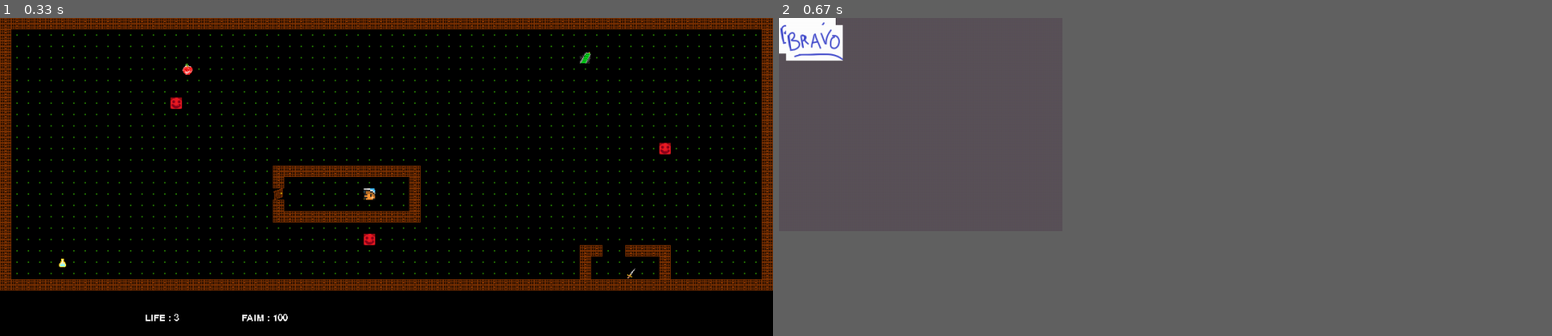
Above: before the commit, frames 1-2 (left to right).
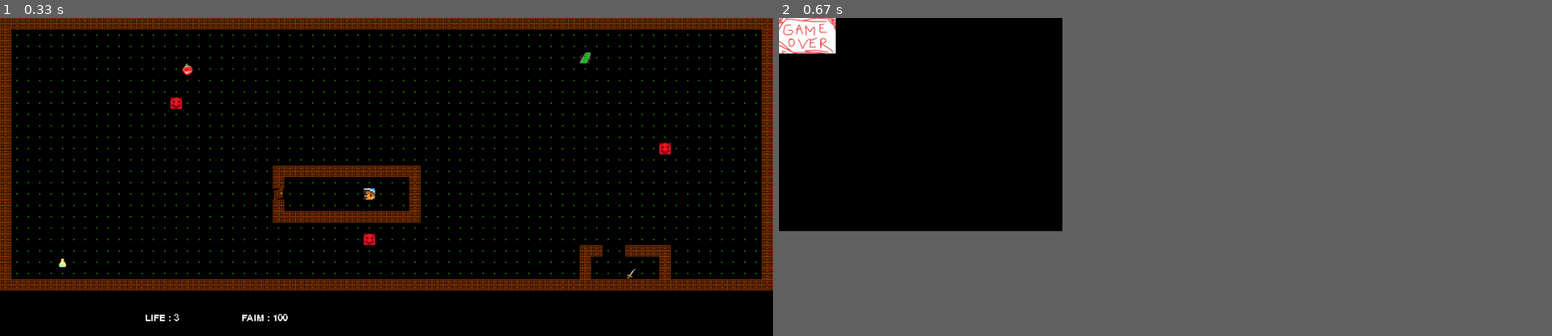
Above: after the commit, the same moments.

Repository: LouisJustinTALLOT/Hackathon-Bellon-Gstalter-Tallot
Game: pygame game, started from main.py
Two runs of this game, one before a commit and one after it. Both use one fixed random seed, a clock stepped at 60 frames per second and the inputs below.
Inputs:
- Up to frame 1 (0.33 s): no input
- Up to frame 2 (0.67 s): tap Q at 0.33 s

Frame 1 is identical in both runs. In frame 2, 24% of the frame differs, in the area x 0-37%, y 0-68%.

Commit message:
Message de fin

Diff:
--- a/main.py
+++ b/main.py
@@ -22,8 +22,8 @@
           pg.image.load("images/potion.png"),
           pg.image.load("images/epee.png")
 ] #images à afficher
-messages = [pg.image.load("images/bravo.png"),
-            pg.image.load("images/perdu.png")
+messages = [pg.image.load("images/perdu.png"),
+            pg.image.load("images/bravo.png")
 ] #bravo et perdu
 
 condition = True
@@ -37,12 +37,15 @@
     n, m = len(mat), len(mat[0])
     screen = display.init(m, n)
     p = game.play_game(screen, perso, mat, images)
+
     if p == 0: #game_over
         display.gagne_ou_perdu(screen, messages, 0)
+        pg.display.update()
         break
     ct += 1 #on va lancer le niveau suivant
     if ct == longueur:
+        display.gagne_ou_perdu(screen, messages, 1)
+        pg.display.update()
         break
-screen.blit(messages[p], (10, 10))
 pg.time.wait(5000)
 pg.quit()
--- a/src/display.py
+++ b/src/display.py
@@ -39,7 +39,8 @@
 
 def gagne_ou_perdu(screen, messages, i):
     screen = pg.display.set_mode((400, 300))
-    screen.fill((90, 82, 89))
+    black_rect = pg.Rect(0, 0, 400, 300)
+    pg.draw.rect(screen, (0, 0, 0), black_rect)
     screen.blit(messages[i], (0, 0))
 
 # section de test
